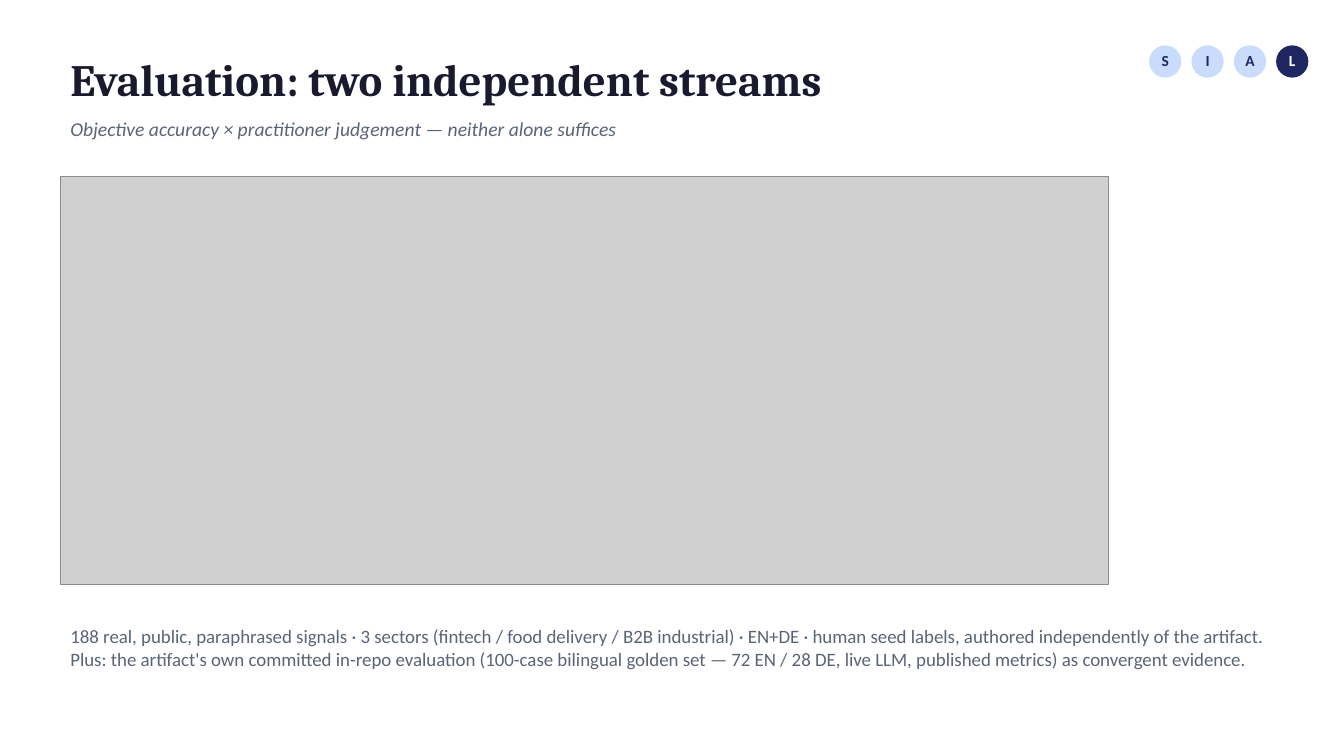
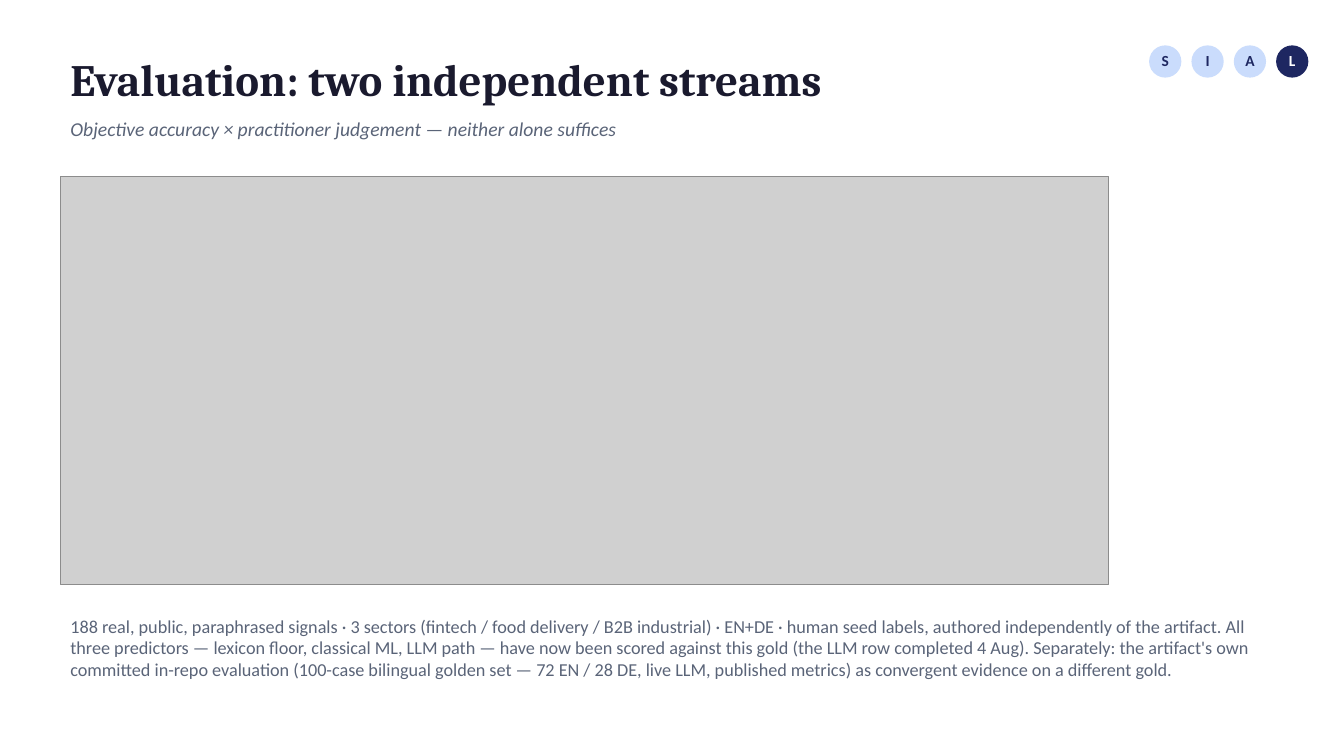
Before and after one commit to fogu13/CLARA, a slide deck: slide 12 of thesis/defense/defense_deck.pptx. Drawn at 1344x756 pixels with LibreOffice and Linux fonts; fonts in the diff are those of the drawing; grey boxes stand for pictures. Boxes give left, top, right and bottom in pixels: in the first picture for what was removed or moved away, otherwise in the second. Text is boxed around its words. In the diff, an @@ line names an element or a change of style, - is before the commit and + after.

```diff
--- a/thesis/defense/defense_deck.pptx
+++ b/thesis/defense/defense_deck.pptx
@@ text at (70,620,1248,679): text changed; size 13.5 to 13 pt @@
-188 real, public, paraphrased signals · 3 sectors (fintech / food delivery / B2B industrial) · EN+DE · human seed labels, authored independently of the artifact. Plus: the artifact's own committed in-repo evaluation (100-case bilingual golden set — 72 EN / 28 DE, live LLM, published metrics) as convergent evidence.
+188 real, public, paraphrased signals · 3 sectors (fintech / food delivery / B2B industrial) · EN+DE · human seed labels, authored independently of the artifact. All three predictors — lexicon floor, classical ML, LLM path — have now been scored against this gold (the LLM row completed 4 Aug). Separately: the artifact's own committed in-repo evaluation (100-case bilingual golden set — 72 EN / 28 DE, live LLM, published metrics) as convergent evidence on a different gold.
```
Also in this commit, not shown: 10 other slides changed, 2 slides added, 1 other file.
